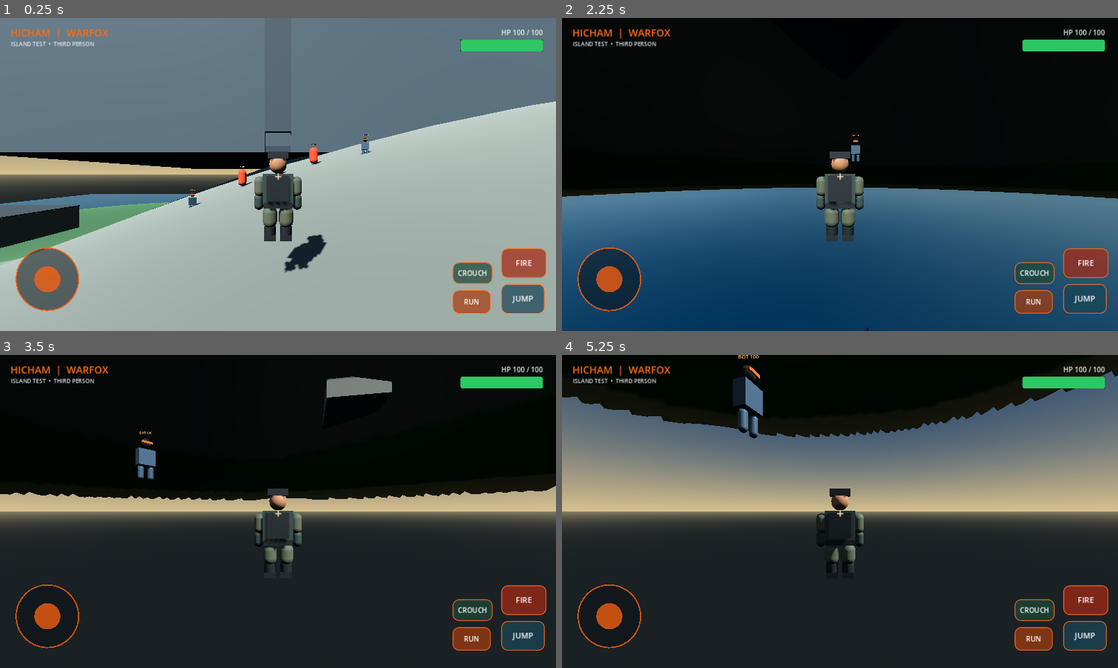
Above: before the commit, frames 1-4 (two rows, left to right).
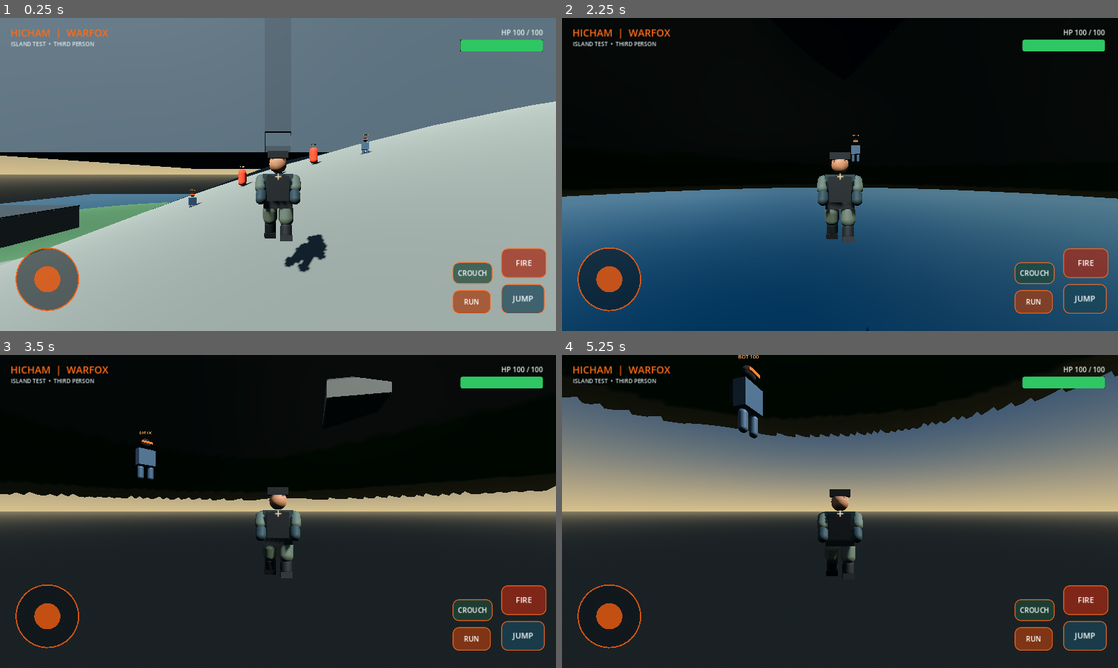
Above: after the commit, the same moments.

Repository: hicham07dzz-cyber/WARFOX
Game: Godot game, scene res://scenes/main.tscn
Same seed, same stepped clock (60 frames per second), same inputs: the game is played once before the commit and once after it.
Inputs (mouse positions are in pixels of both pictures, inside the frame that each line leads up to):
- Up to frame 1 (0.25 s): no input
- Up to frame 2 (2.25 s): move the mouse to (962, 158) at 0.52 s; hold D (move_right) 0.53-1.25 s; hold Ctrl (crouch) 0.53-1.25 s; click (962, 158) at 0.67 s; tap Space (jump) at 0.77, 1.07 s; tap F (fire) at 0.8 s; drag from (728, 190) to (812, 237) at 1.27 s; move the mouse to (895, 105) at 2.02 s; hold D (move_right) from 2.03 s (still down); hold Shift (sprint) from 2.03 s (still down)
- Up to frame 3 (3.5 s): tap Space (jump) at 2.3 s; release D (move_right) at 2.75 s; release Shift (sprint) at 2.75 s; drag from (250, 574) to (111, 464) at 2.77 s
- Up to frame 4 (5.25 s): move the mouse to (1006, 558) at 3.52 s; hold A (move_left) 3.53-4.25 s; hold Ctrl (crouch) 3.53-4.25 s; tap Space (jump) at 3.77, 4.07 s; tap F (fire) at 3.8 s; drag from (673, 464) to (756, 433) at 4.27 s; move the mouse to (867, 511) at 5.02 s; hold S (move_back) from 5.03 s (still down); hold Shift (sprint) from 5.03 s (still down); click (867, 511) at 5.17 s

The runs differ from the first frame. In frame 1, 0.8% of the frame differs, in the area x 45-59%, y 42-82%; in frame 2, 0.6%; in frame 3, 0.6%; in frame 4, 0.4%.

Commit message:
Add procedural character animations, healing and parachute actions

Diff:
--- a/scripts/player_controller.gd
+++ b/scripts/player_controller.gd
@@ -20,6 +20,16 @@
 var camera_pivot: Node3D
 var collision_capsule: CollisionShape3D
 var visual_root: Node3D
+var left_arm_pivot: Node3D
+var right_arm_pivot: Node3D
+var left_leg_pivot: Node3D
+var right_leg_pivot: Node3D
+var animation_clock := 0.0
+var healing := false
+var heal_time := 0.0
+var parachute_deployed := false
+var parachute_visual: Node3D
+var medkit_visual: MeshInstance3D
 var standing_height := 1.85
 var crouched_height := 1.15
 const MAX_HEALTH := 100
@@ -84,30 +94,72 @@
 	visual_root.name = "TacticalSoldierModel"
 	add_child(visual_root)
 
-	var dark := _material(Color(0.075, 0.105, 0.12), 0.12)
-	var armor := _material(Color(0.16, 0.21, 0.20), 0.08)
-	var fabric := _material(Color(0.27, 0.29, 0.23))
-	var accent := _material(Color(0.88, 0.25, 0.055), 0.18, 0.42)
+	var dark := _material(Color(0.055, 0.075, 0.085), 0.16)
+	var armor := _material(Color(0.12, 0.19, 0.20), 0.18)
+	var fabric := _material(Color(0.25, 0.29, 0.24))
+	var accent := _material(Color(0.95, 0.29, 0.055), 0.2, 0.4)
 	var skin := _material(Color(0.55, 0.38, 0.27))
 
 	_add_box(visual_root, "Torso_Armor", Vector3(0.68, 0.68, 0.36), Vector3(0, 1.22, 0), armor)
 	_add_box(visual_root, "Chest_Plate", Vector3(0.48, 0.30, 0.045), Vector3(0, 1.31, -0.205), dark)
 	_add_box(visual_root, "Chest_Insignia", Vector3(0.18, 0.055, 0.025), Vector3(0, 1.38, -0.234), accent)
 	_add_box(visual_root, "Belt", Vector3(0.66, 0.13, 0.37), Vector3(0, 0.84, 0), dark)
-
 	_add_capsule(visual_root, "Head", 0.205, 0.43, Vector3(0, 1.79, 0), skin)
 	_add_box(visual_root, "Helmet", Vector3(0.47, 0.16, 0.46), Vector3(0, 1.99, 0.015), dark)
 	_add_box(visual_root, "Helmet_Visor", Vector3(0.32, 0.055, 0.025), Vector3(0, 1.91, -0.222), accent)
-
-	for side in [-1.0, 1.0]:
-		_add_capsule(visual_root, "UpperArm", 0.13, 0.48, Vector3(side * 0.43, 1.27, 0), fabric)
-		_add_capsule(visual_root, "Forearm_Guard", 0.115, 0.38, Vector3(side * 0.45, 0.91, -0.015), armor)
-		_add_capsule(visual_root, "Thigh", 0.17, 0.52, Vector3(side * 0.19, 0.56, 0), fabric)
-		_add_capsule(visual_root, "Boot_Leg", 0.135, 0.43, Vector3(side * 0.19, 0.22, -0.035), dark)
-		_add_box(visual_root, "Boot", Vector3(0.27, 0.13, 0.40), Vector3(side * 0.19, 0.075, -0.09), dark)
-
 	_add_box(visual_root, "Backpack", Vector3(0.48, 0.55, 0.22), Vector3(0, 1.24, 0.27), dark)
 	_add_box(visual_root, "Shoulder_Patch", Vector3(0.16, 0.12, 0.08), Vector3(-0.43, 1.43, 0), accent)
+
+	left_arm_pivot = Node3D.new()
+	left_arm_pivot.name = "LeftArm_Animated"
+	left_arm_pivot.position = Vector3(-0.39, 1.48, 0)
+	visual_root.add_child(left_arm_pivot)
+	_add_capsule(left_arm_pivot, "UpperArm", 0.13, 0.48, Vector3(0, -0.20, 0), fabric)
+	_add_capsule(left_arm_pivot, "Forearm_Guard", 0.115, 0.38, Vector3(0.02, -0.55, -0.015), armor)
+
+	right_arm_pivot = Node3D.new()
+	right_arm_pivot.name = "RightArm_Animated"
+	right_arm_pivot.position = Vector3(0.39, 1.48, 0)
+	visual_root.add_child(right_arm_pivot)
+	_add_capsule(right_arm_pivot, "UpperArm", 0.13, 0.48, Vector3(0, -0.20, 0), fabric)
+	_add_capsule(right_arm_pivot, "Forearm_Guard", 0.115, 0.38, Vector3(-0.02, -0.55, -0.015), armor)
+
+	left_leg_pivot = Node3D.new()
+	left_leg_pivot.name = "LeftLeg_Animated"
+	left_leg_pivot.position = Vector3(-0.19, 0.82, 0)
+	visual_root.add_child(left_leg_pivot)
+	_add_capsule(left_leg_pivot, "Thigh", 0.17, 0.52, Vector3(0, -0.22, 0), fabric)
+	_add_capsule(left_leg_pivot, "Boot_Leg", 0.135, 0.43, Vector3(0, -0.57, -0.035), dark)
+	_add_box(left_leg_pivot, "Boot", Vector3(0.27, 0.13, 0.40), Vector3(0, -0.74, -0.09), dark)
+
+	right_leg_pivot = Node3D.new()
+	right_leg_pivot.name = "RightLeg_Animated"
+	right_leg_pivot.position = Vector3(0.19, 0.82, 0)
+	visual_root.add_child(right_leg_pivot)
+	_add_capsule(right_leg_pivot, "Thigh", 0.17, 0.52, Vector3(0, -0.22, 0), fabric)
+	_add_capsule(right_leg_pivot, "Boot_Leg", 0.135, 0.43, Vector3(0, -0.57, -0.035), dark)
+	_add_box(right_leg_pivot, "Boot", Vector3(0.27, 0.13, 0.40), Vector3(0, -0.74, -0.09), dark)
+
+	medkit_visual = _add_box(right_arm_pivot, "Medkit", Vector3(0.22, 0.18, 0.16), Vector3(0, -0.78, -0.12), _material(Color(0.82, 0.84, 0.78)))
+	medkit_visual.visible = false
+	_add_box(right_arm_pivot, "Medkit_Cross", Vector3(0.045, 0.13, 0.018), Vector3(0, -0.78, -0.205), accent).visible = false
+
+	parachute_visual = Node3D.new()
+	parachute_visual.name = "Parachute_Visual"
+	parachute_visual.position = Vector3(0, 3.25, 0.12)
+	parachute_visual.visible = false
+	visual_root.add_child(parachute_visual)
+	var canopy := MeshInstance3D.new()
+	var canopy_mesh := SphereMesh.new()
+	canopy_mesh.radius = 1.0
+	canopy_mesh.height = 0.8
+	canopy_mesh.radial_segments = 24
+	canopy_mesh.rings = 12
+	canopy.mesh = canopy_mesh
+	canopy.scale = Vector3(2.15, 0.52, 1.05)
+	var canopy_mat := _material(Color(0.92, 0.27, 0.055), 0.08, 0.48)
+	canopy.material_override = canopy_mat
+	parachute_visual.add_child(canopy)
 
 func _build_camera() -> void:
 	camera_pivot = Node3D.new()
@@ -128,12 +180,32 @@
 	camera.current = true
 	spring.add_child(camera)
 
+func start_healing() -> void:
+	if healing or health >= MAX_HEALTH or is_knocked_out:
+		return
+	healing = true
+	heal_time = 3.0
+	if medkit_visual != null:
+		medkit_visual.visible = true
+
+func deploy_parachute() -> void:
+	if is_on_floor() or parachute_deployed or is_knocked_out:
+		return
+	parachute_deployed = true
+	parachute_visual.visible = true
+
 func receive_damage(amount: int) -> void:
 	if is_knocked_out or amount <= 0:
 		return
 	health = maxi(0, health - amount)
 	if health == 0:
 		is_knocked_out = true
+		healing = false
+		parachute_deployed = false
+		if parachute_visual != null:
+			parachute_visual.visible = false
+		if medkit_visual != null:
+			medkit_visual.visible = false
 		velocity = Vector3.ZERO
 		await get_tree().create_timer(2.0).timeout
 		if not is_inside_tree():
@@ -147,12 +219,16 @@
 	camera_pivot.rotation.y -= delta_pixels.x * LOOK_SENSITIVITY
 	camera_pivot.rotation.x = clampf(camera_pivot.rotation.x - delta_pixels.y * LOOK_SENSITIVITY, MIN_PITCH, MAX_PITCH)
 
-func set_mobile_input(direction: Vector2, sprint: bool, jump: bool, crouch: bool = false, fire: bool = false) -> void:
+func set_mobile_input(direction: Vector2, sprint: bool, jump: bool, crouch: bool = false, fire: bool = false, heal: bool = false, parachute: bool = false) -> void:
 	move_input = direction.limit_length(1.0)
 	sprinting = sprint
 	crouching = crouch
 	jump_requested = jump_requested or jump
 	fire_requested = fire_requested or fire
+	if heal:
+		start_healing()
+	if parachute:
+		deploy_parachute()
 
 func _set_crouch_state() -> void:
 	var wants_crouch := crouching or Input.is_action_pressed("crouch")
@@ -163,6 +239,52 @@
 		collision_capsule.position.y = capsule.height * 0.5
 		visual_root.scale.y = capsule.height / standing_height
 		visual_root.position.y = 0.0
+
+
+func _process(delta: float) -> void:
+	animation_clock += delta
+	_update_character_animation(delta)
+
+func _update_character_animation(delta: float) -> void:
+	if visual_root == null:
+		return
+	var horizontal_speed := Vector2(velocity.x, velocity.z).length()
+	var moving := horizontal_speed > 0.35 and is_on_floor() and not healing
+	var crouch_blend := 1.0 if crouching or Input.is_action_pressed("crouch") else 0.0
+	var run_blend := clampf(horizontal_speed / SPRINT_SPEED, 0.0, 1.0) if moving else 0.0
+	var stride := sin(animation_clock * (8.0 + horizontal_speed * 1.25)) * run_blend
+	var idle_bob := sin(animation_clock * 2.2) * 0.018
+	visual_root.position.y = idle_bob + (0.025 if moving else 0.0)
+	left_leg_pivot.rotation.x = stride * 0.62 - crouch_blend * 0.38
+	right_leg_pivot.rotation.x = -stride * 0.62 - crouch_blend * 0.38
+	left_arm_pivot.rotation.x = -stride * 0.48 + crouch_blend * 0.48
+	right_arm_pivot.rotation.x = stride * 0.48 + crouch_blend * 0.48
+	if not is_on_floor() and not parachute_deployed:
+		left_arm_pivot.rotation.x = -0.75
+		right_arm_pivot.rotation.x = -0.75
+		left_leg_pivot.rotation.x = 0.25
+		right_leg_pivot.rotation.x = -0.25
+	if healing:
+		left_arm_pivot.rotation.x = -0.9
+		right_arm_pivot.rotation.x = -1.25 + sin(animation_clock * 7.0) * 0.08
+		if medkit_visual != null:
+			medkit_visual.visible = true
+		heal_time -= delta
+		if heal_time <= 0.0:
+			healing = false
+			health = mini(MAX_HEALTH, health + 50)
+			if medkit_visual != null:
+				medkit_visual.visible = false
+	if parachute_deployed:
+		left_arm_pivot.rotation.z = -0.65
+		right_arm_pivot.rotation.z = 0.65
+		velocity.y = maxf(velocity.y, -3.2)
+		if is_on_floor():
+			parachute_deployed = false
+			parachute_visual.visible = false
+	else:
+		left_arm_pivot.rotation.z = move_toward(left_arm_pivot.rotation.z, 0.0, delta * 5.0)
+		right_arm_pivot.rotation.z = move_toward(right_arm_pivot.rotation.z, 0.0, delta * 5.0)
 
 func _physics_process(delta: float) -> void:
 	if is_knocked_out:
